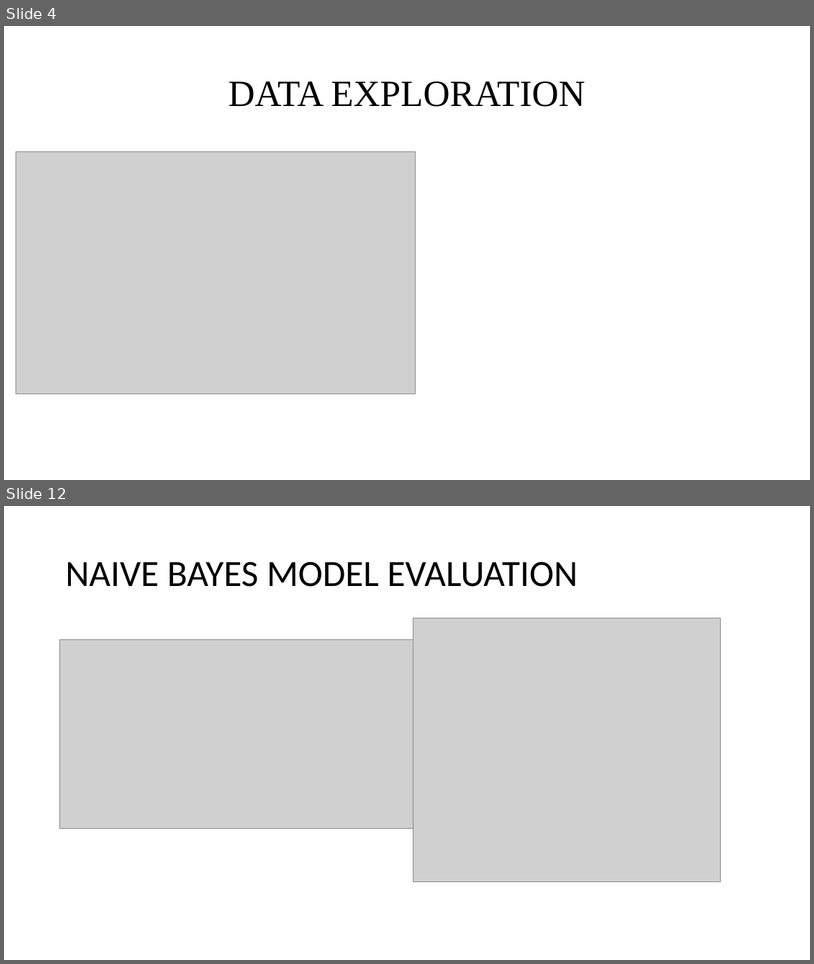
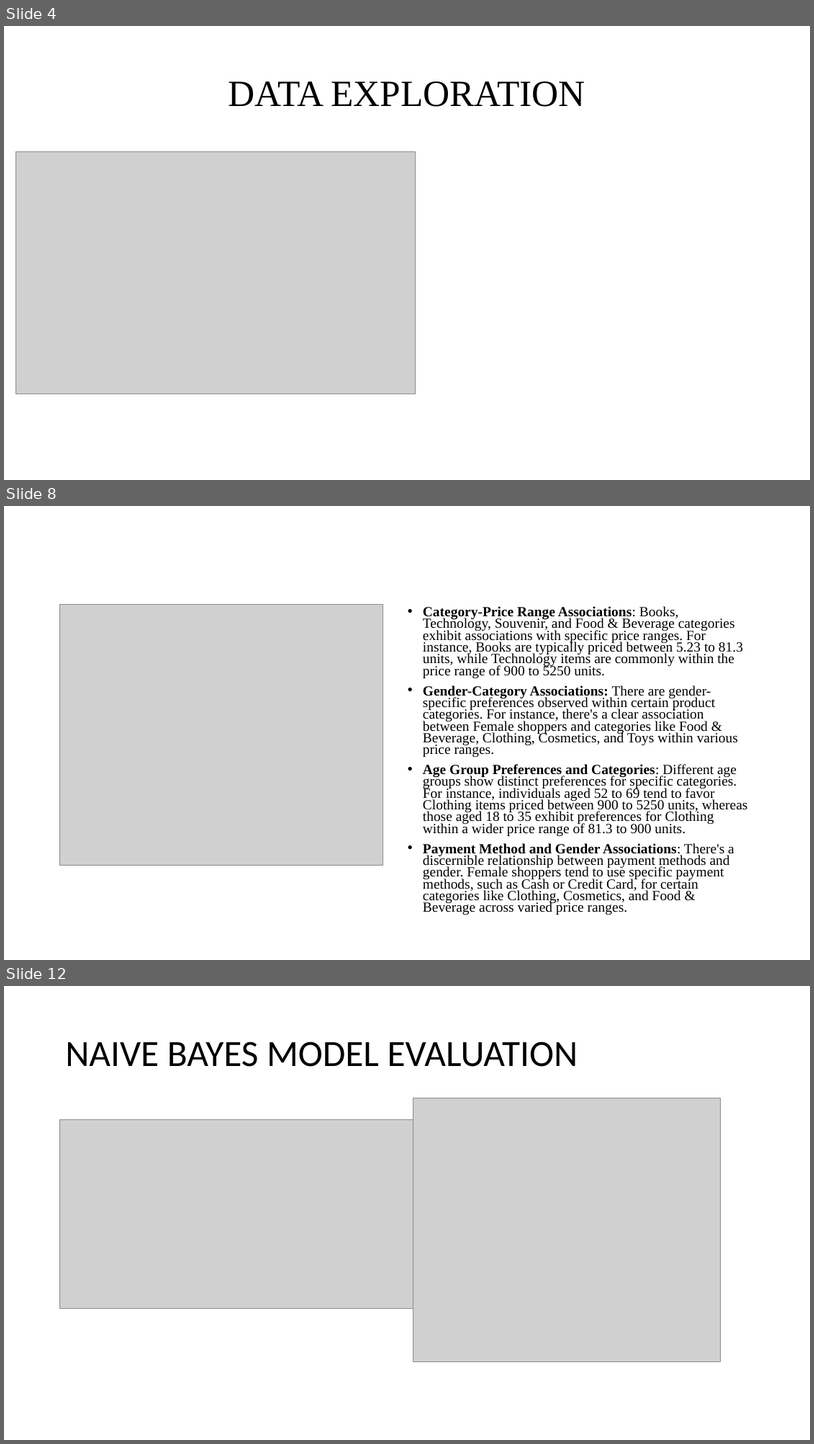
Before and after one commit to Jothish21/Data-Mining-Project-Group4, a slide deck: Group4-Presentation.pptx. Shown one above the other, each under a label of ours: slides 4 and 12 before the commit, slides 4, 8 and 12 after it; the slides between them are not shown. The pictures are 814x964 and 814x1444 pixels, drawn with LibreOffice and Linux fonts; fonts in the diff are those of the drawing; grey boxes stand for pictures. Boxes give left, top, right and bottom in pixels: in the first picture for what was removed or moved away, otherwise in the second. Text is boxed around its words. In the diff, an @@ line names an element or a change of style, - is before the commit and + after.

Commit message:
updated the presentation
added title andupdated the presentation with association

```diff
--- a/Group4-Presentation.pptx
+++ b/Group4-Presentation.pptx
@@ slide 8 added at [4, 506, 810, 960], background #FFFFFF @@
@@ picture added at [59, 604, 383, 865] @@
@@ text added at [423, 606, 748, 914], 16.6 pt, text #000000 @@
+• Category-Price Range Associations: Books, Technology, Souvenir, and Food & Beverage categories exhibit associations with specific price ranges. For instance, Books are typically priced between 5.23 to 81.3 units, while Technology items are commonly within the price range of 900 to 5250 units.
+• Gender-Category Associations: There are gender-specific preferences observed within certain product categories. For instance, there's a clear association between Female shoppers and categories like Food & Beverage, Clothing, Cosmetics, and Toys within various price ranges.
+• Age Group Preferences and Categories: Different age groups show distinct preferences for specific categories. For instance, individuals aged 52 to 69 tend to favor Clothing items priced between 900 to 5250 units, whereas those aged 18 to 35 exhibit preferences for Clothing within a wider price range of 81.3 to 900 units.
+• Payment Method and Gender Associations: There's a discernible relationship between payment methods and gender. Female shoppers tend to use specific payment methods, such as Cash or Credit Card, for certain categories like Clothing, Cosmetics, and Food & Beverage across varied price ranges.
```
Also in this commit, not shown: 5 slides changed, 4 other slides added, 5 slides removed, 1 other file.
